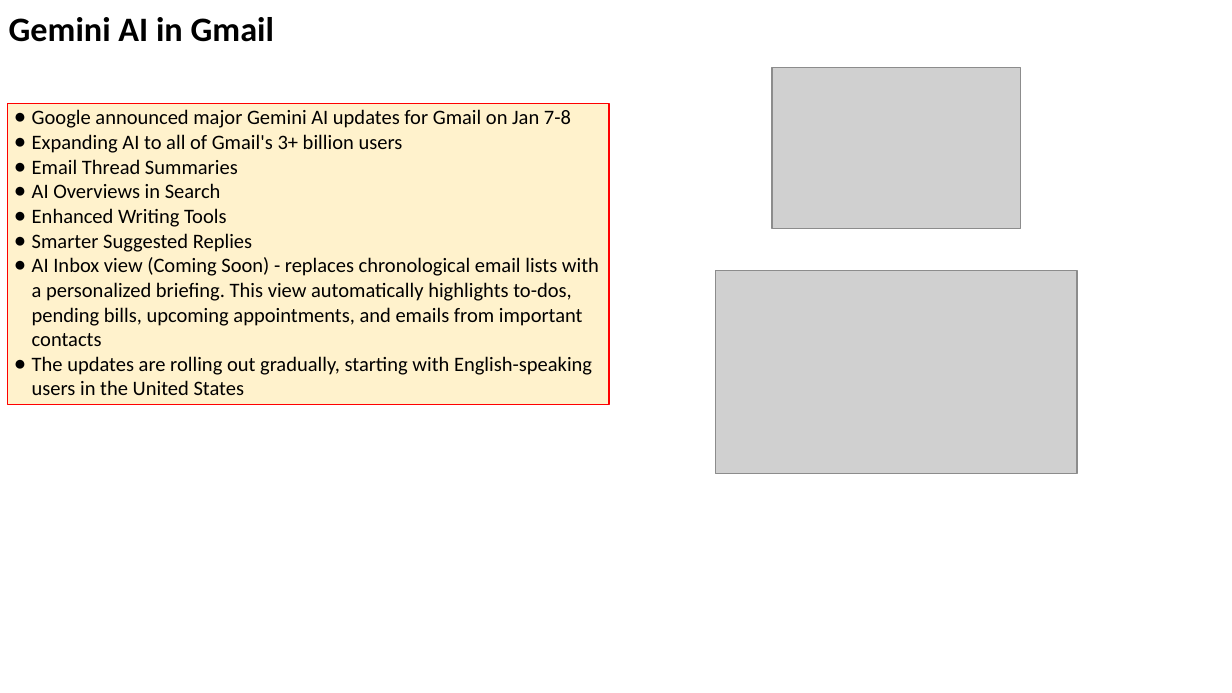
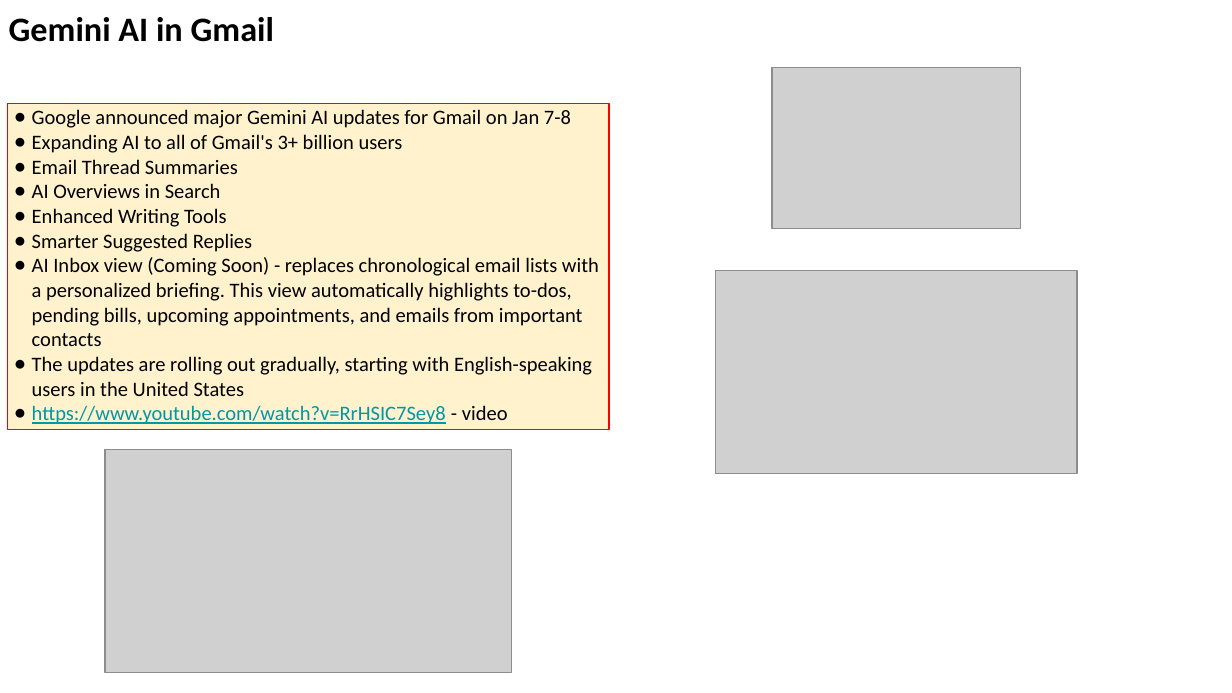
Before and after one commit to lselector/seminar, a slide deck: slide 6 of 2026/2026-01-09-AI-Updates.pptx. Drawn at 1232x693 pixels with LibreOffice and Linux fonts; fonts in the diff are those of the drawing; grey boxes stand for pictures. Boxes give left, top, right and bottom in pixels: in the first picture for what was removed or moved away, otherwise in the second. Text is boxed around its words. In the diff, an @@ line names an element or a change of style, - is before the commit and + after.

```diff
--- a/2026/2026-01-09-AI-Updates.pptx
+++ b/2026/2026-01-09-AI-Updates.pptx
@@ rectangle "Google announced major Gemini AI ...": place and size @@
-rectangle "Google announced major Gemini AI ..." at bbox=[7, 103, 609, 404]
+rectangle "Google announced major Gemini AI ..." at bbox=[7, 103, 609, 430]
@@ text in rectangle at bbox=[32, 405, 508, 424]: paragraph added @@
+● https://www.youtube.com/watch?v=RrHSIC7Sey8 - video
@@ picture added at bbox=[105, 450, 511, 673] @@
```
Also in this commit, not shown: 7 other slides changed, 2 slides added.
